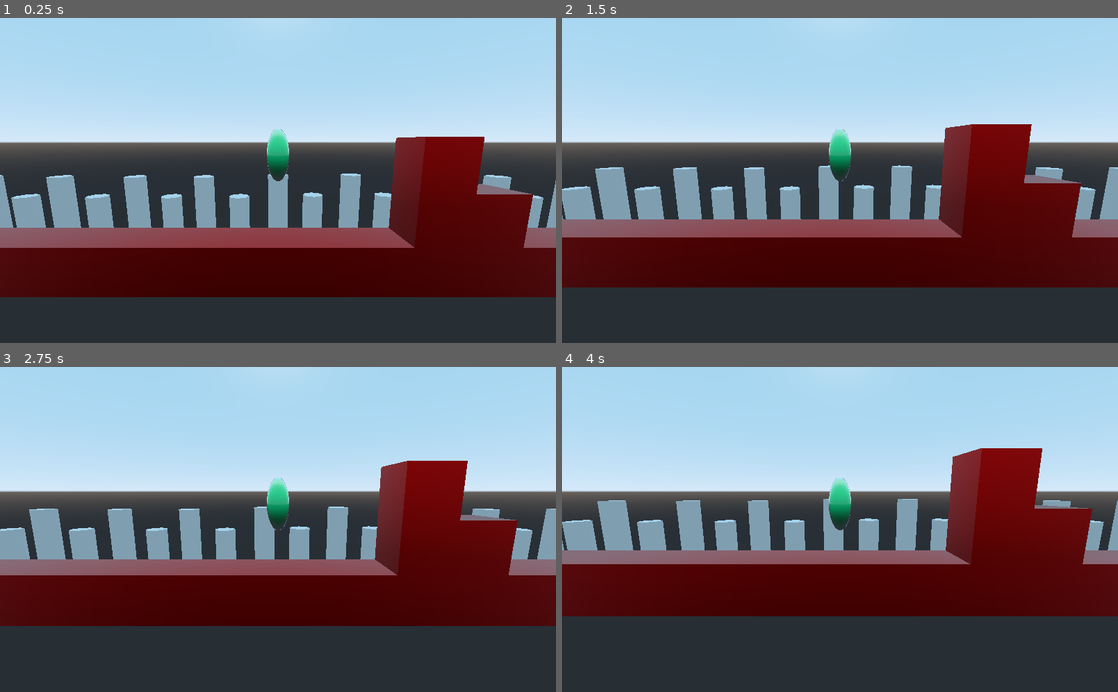
Above: before the commit, frames 1-4 (two rows, left to right).
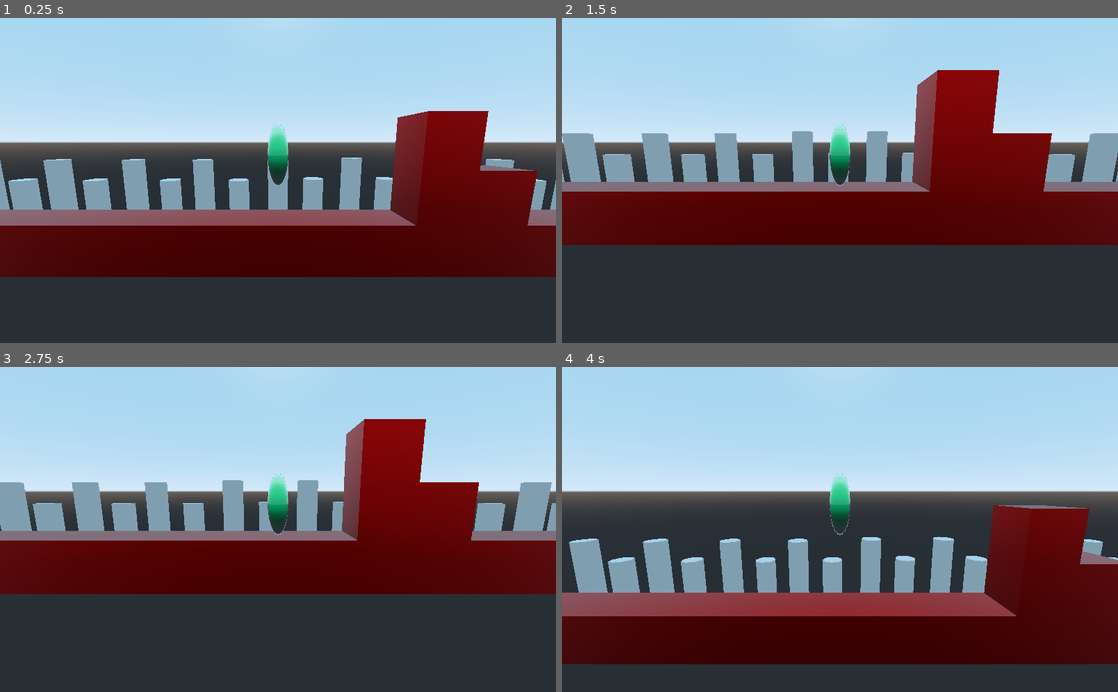
Above: after the commit, the same moments.

Repository: TresSims/YAPP
Game: Godot game, scene res://Start.tscn
The game is run twice, just before and just after one commit, with the same random seed, the same clock (stepped at 60 frames per second) and the same inputs.
Inputs:
- Up to frame 1 (0.25 s): no input
- Up to frame 2 (1.5 s): hold Right (ui_right) 0.53-1.28 s; hold Left (ui_left) from 1.28 s (still down)
- Up to frame 3 (2.75 s): release Left (ui_left) at 2.03 s; hold Right (ui_right) from 2.03 s (still down)
- Up to frame 4 (4 s): release Right (ui_right) at 2.78 s; hold Up (ui_up) 2.78-3.53 s; hold Left (ui_left) from 3.53 s (still down)

The runs differ from the first frame. In frame 1, 20% of the frame differs, in the area x 0-100%, y 28-86%; in frame 2, 37%; in frame 3, 31%; in frame 4, 40%, in the area x 0-100%, y 25-92%.

Commit message:
I rewrote the whole movement system for more control. Please don't kill me mark

Diff:
--- a/Start.tscn
+++ b/Start.tscn
@@ -3,18 +3,18 @@
 [ext_resource path="res://scripts/Mechanics.gd" type="Script" id=1]
 [ext_resource path="res://mat/Terrain.tres" type="Material" id=2]
 
-[sub_resource type="PhysicsMaterial" id=4]
+[sub_resource type="PhysicsMaterial" id=1]
 friction = 0.0
 
-[sub_resource type="CapsuleShape" id=1]
-radius = 1.06489
-height = 2.59046
-
-[sub_resource type="SpatialMaterial" id=2]
+[sub_resource type="CapsuleShape" id=2]
+radius = 0.413497
+height = 1.5779
+
+[sub_resource type="SpatialMaterial" id=3]
 albedo_color = Color( 0.0666667, 0.964706, 0.564706, 1 )
 roughness = 0.0
 
-[sub_resource type="SpatialMaterial" id=3]
+[sub_resource type="SpatialMaterial" id=4]
 albedo_color = Color( 0.972549, 0.00784314, 0.00784314, 1 )
 metallic = 1.0
 metallic_specular = 1.0
@@ -23,35 +23,36 @@
 [node name="Spatial" type="Spatial"]
 
 [node name="RigidBody" type="RigidBody" parent="."]
-transform = Transform( 1, 0, 0, 0, 1, 0, 0, 0, 1, 0, 3.385, 0 )
+transform = Transform( 1, 0, 0, 0, 1, 0, 0, 0, 1, 0, 3, 0 )
 mode = 2
-physics_material_override = SubResource( 4 )
-gravity_scale = 2.0
+physics_material_override = SubResource( 1 )
+gravity_scale = 0.0
 axis_lock_linear_z = true
 script = ExtResource( 1 )
 
 [node name="CollisionShape" type="CollisionShape" parent="RigidBody"]
-transform = Transform( 0.436022, 0, 0, 0, -1.9059e-08, -0.43602, 0, 0.436022, -1.90591e-08, 0, 1, 0 )
-shape = SubResource( 1 )
+transform = Transform( 1, 0, 0, 0, -4.37114e-08, -1, 0, 1, -4.37114e-08, 0, 1, 0 )
+shape = SubResource( 2 )
 
 [node name="Model" type="CSGSphere" parent="RigidBody"]
-transform = Transform( 0.436022, 0, 0, 0, 1.02349, 0, 0, 0, 0.436022, 0, 1, 0 )
+transform = Transform( 0.4, 0, 0, 0, 1.2, 0, 0, 0, 0.4, 0, 1, 0 )
 rings = 12
-material = SubResource( 2 )
+material = SubResource( 3 )
 
 [node name="Camera" type="Camera" parent="RigidBody"]
 transform = Transform( 1, 0, 0, 0, 0.986707, 0.162512, 0, -0.162512, 0.986706, 0, 1.5, 9 )
 
 [node name="DownRay" type="RayCast" parent="RigidBody"]
+transform = Transform( 1, 0, 0, 0, 1, 0, 0, 0, 1, 0, -0.2, 0 )
 enabled = true
-cast_to = Vector3( 0, -0.2, 0 )
+cast_to = Vector3( 0, -0.1, 0 )
 
 [node name="FG" type="Spatial" parent="."]
 
 [node name="Ground" type="CSGBox" parent="FG"]
 use_collision = true
 width = 100.0
-material = SubResource( 3 )
+material = SubResource( 4 )
 
 [node name="CSGBox" type="CSGBox" parent="FG"]
 transform = Transform( 1, 0, 0, 0, 1, 0, 0, 0, 1, 6, 2, 0 )
@@ -90,6 +91,11 @@
 use_collision = true
 material = ExtResource( 2 )
 
+[node name="CSGBox16" type="CSGBox" parent="FG"]
+transform = Transform( 1, 0, 0, 0, 1, 0, 0, 0, 1, -25, 2, 0 )
+use_collision = true
+material = ExtResource( 2 )
+
 [node name="CSGBox15" type="CSGBox" parent="FG"]
 transform = Transform( 1, 0, 0, 0, 1, 0, 0, 0, 1, -25, 4, 0 )
 use_collision = true
--- a/scripts/Mechanics.gd
+++ b/scripts/Mechanics.gd
@@ -1,59 +1,70 @@
 extends RigidBody
 
-const ACCEL = 60
+const ACCEL = 1.5
 const MAX_SPEED = 15
-const JERK = 3
-const JUMP_SPEED = 750
-var DECAY = 0.95
+const JERK = 10
+const JUMP_SPEED = 13
+const THRESHOLD = .35
+const DECAY = 0.7
+const GRAVITY = .3
+
 var vel = Vector3(0,0,0)
-var THRESHOLD = .05
+var state = "FREE"
+var state_changed = false
 
 onready var DownRay = get_node("DownRay")
 
 func _physics_process(delta):
 	process_input(delta)
+
+func _integrate_forces(delta):
 	process_movement(delta)
 	process_decay(delta)
+	print(linear_velocity)
 
 func process_input(delta):
-	if Input.is_action_pressed("ui_right"):
-		vel.x += 1
-	if Input.is_action_just_pressed("ui_right") and linear_velocity.x < 0:
-		vel.x *= JERK
-		print("Jerk Input")
 
-	if Input.is_action_pressed("ui_left"):
-		vel.x -= 1
-	if Input.is_action_just_pressed("ui_left") and linear_velocity.x > 0:
-		vel.x *= JERK
-		print("Jerk Input")
+	# Basic Ground and Air Movement
+	if state == "FREE":
+		if Input.is_action_pressed("ui_right"):
+			vel.x += ACCEL
+		if Input.is_action_just_pressed("ui_right") and linear_velocity.x < 0:
+			vel.x *= JERK
+			print("Jerk Input")
 
-	if Input.is_action_just_pressed("ui_up")  && on_ground():
-		vel.y += 1
+		if Input.is_action_pressed("ui_left"):
+			vel.x -= ACCEL
+		if Input.is_action_just_pressed("ui_left") and linear_velocity.x > 0:
+			vel.x *= JERK
+			print("Jerk Input")
 
-	if not Input.is_action_pressed("ui_up"):
-		if linear_velocity.y > 0:
-			linear_velocity.y  = 0
-
-	if abs(linear_velocity.x) > MAX_SPEED:
-		vel.x = 0
-
-	vel.x *= ACCEL
-	vel.y *= JUMP_SPEED
+		if Input.is_action_pressed("ui_up")  and on_ground() and linear_velocity.y <= 0:
+			vel.y += JUMP_SPEED
+			print("Jump")
 
 func process_movement(delta):
-	add_central_force(vel)
-	if(linear_velocity.x > MAX_SPEED):
-		linear_velocity.x = MAX_SPEED
-	# print(linear_velocity)
+	if state == "FREE":
+		linear_velocity += vel
+		if not Input.is_action_pressed("ui_up"):
+			if linear_velocity.y > 0:
+				linear_velocity.y  = 0
+
 
 func process_decay(delta):
 	vel = Vector3(0, 0, 0)
-	if abs(linear_velocity.x) > THRESHOLD:
-		if not Input.is_action_pressed("ui_left") and not Input.is_action_pressed("ui_right"):
-			linear_velocity.x *= DECAY
-	else:
-		linear_velocity.x = 0
+	if state == "FREE":
+		if abs(linear_velocity.x) > THRESHOLD:
+			if not Input.is_action_pressed("ui_left") and not Input.is_action_pressed("ui_right"):
+				linear_velocity.x *= DECAY
+		else:
+			linear_velocity.x = 0
+		if not on_ground():
+			linear_velocity.y -= GRAVITY
+
+		if(linear_velocity.x > MAX_SPEED):
+			linear_velocity.x = MAX_SPEED
+		if(linear_velocity.x < -MAX_SPEED):
+			linear_velocity.x = -MAX_SPEED
 
 func on_ground():
 	return DownRay.is_colliding()
